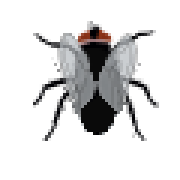
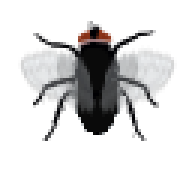
Comparing the layer stacks of the two 180x180 images. Changes:
added layer "in between frame copy" (50%) above "in between frame" over (18, 45, 96, 117)
added layer "in between frame" (50%) above "Layer 1" over (99, 45, 177, 117)
hid "Layer 1", opacity 100% → 66% over (51, 33, 141, 117)
painted on "Layer 0" over (78, 93, 81, 114)
